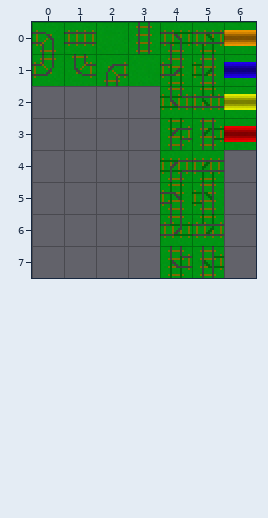
Tiled map, stored at map/tiles/Trainz.tmx. Above, as it was before the edit.
Cells are 16x16 px. Shown: x 0..6, y 0..7.
The same view after the edit:
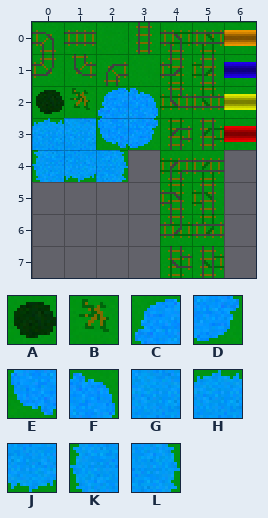
Key: from "Trainz": A 9 "tree", B 10 "tree2", C 11 "water", D 11 turned 180 "water", E 11 turned 270 "water", F 11 turned 90 "water", G 12 "water_full", H 13 "water_side", J 13 turned 180 "water_side", K 13 turned 270 "water_side", L 13 turned 90 "water_side".
_ is an empty cell.
Changes in this commit:
{"where": "layer \"Kachelebene 1\""}
{"y":2,"x":0,"old":"____","new":"ABCF"}
{"y":3,"x":0,"old":"____","new":"HGED"}
{"y":4,"x":0,"old":"___","new":"KJL"}
{"label":"added","picture_box":[32,86,160,182]}
